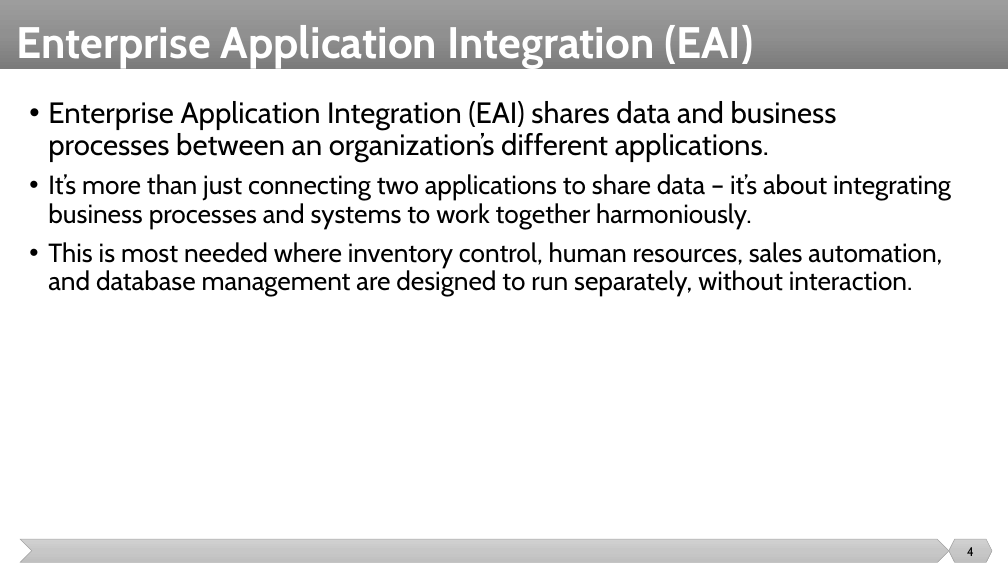
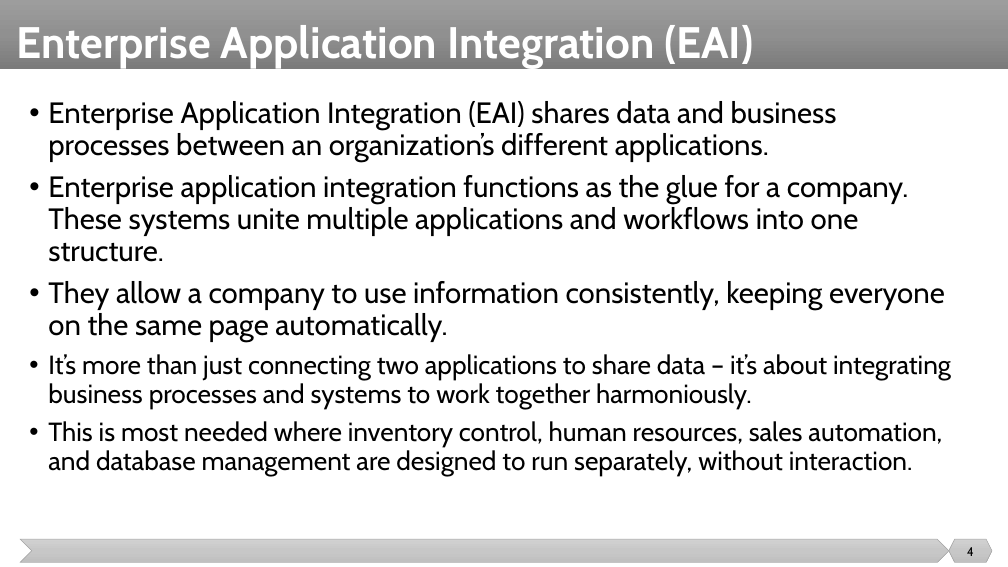
Before and after one commit to malenezi/malenezi, a slide deck: slide 4 of SE495/Lectures/2-Enterprise Application Architecture (EAI)/Enterprise Application Architecture (EAI).pptx. Drawn at 1008x567 pixels with LibreOffice and Linux fonts; fonts in the diff are those of the drawing. Boxes give left, top, right and bottom in pixels: in the first picture for what was removed or moved away, otherwise in the second. Text is boxed around its words. In the diff, an @@ line names an element or a change of style, - is before the commit and + after.

```diff
--- a/SE495/Lectures/2-Enterprise Application Architecture (EAI)/Enterprise Application Architecture (EAI).pptx
+++ b/SE495/Lectures/2-Enterprise Application Architecture (EAI)/Enterprise Application Architecture (EAI).pptx
@@ text at (48,175,945,342): paragraphs added @@
+• Enterprise application integration functions as the glue for a company. These systems unite multiple applications and workflows into one structure.
+• They allow a company to use information consistently, keeping everyone on the same page automatically.
```
Also in this commit, not shown: 3 other slides changed, 1 other file.
